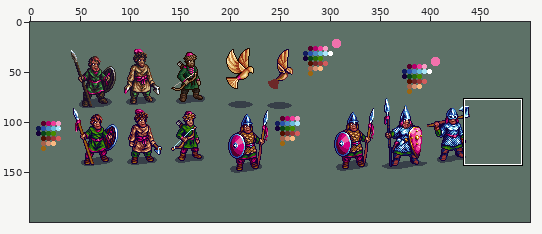
Two versions of one sprite sheet, GSE/Triumvirate/militia_rework_start.png. Above, an overview of the earlier version with the close-up marked.
Close-up. As it was:
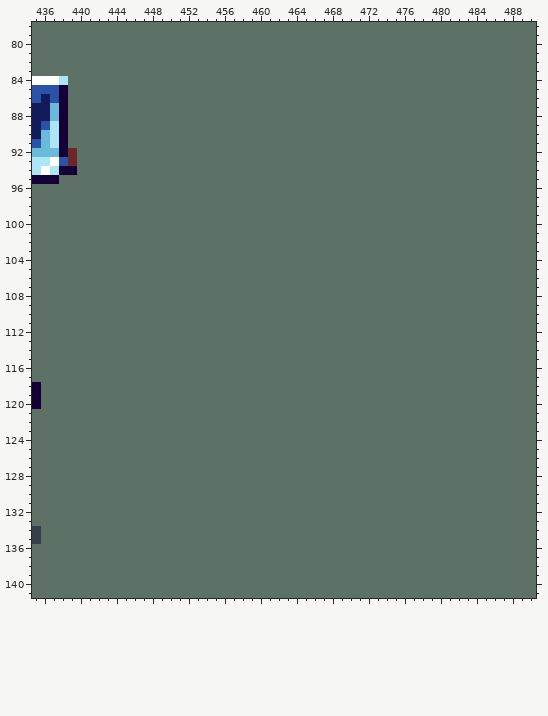
The file is 500x200 pixels. Colours within 5 levels of each other are drawn and written as one. Shown: x 435..490, y 78..141.
The same view after the edit:
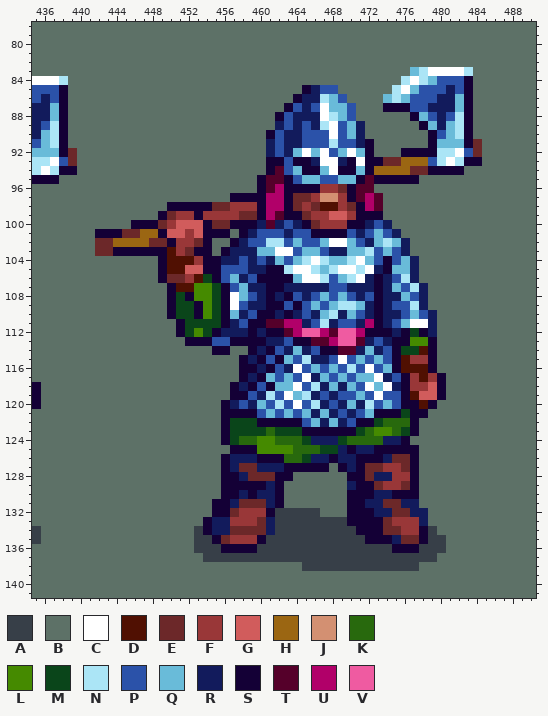
Palette (. is transparent): A #373f48  B #5d7167  C #ffffff  D #501002  E #6c2829  F #993738  G #d15c5c  H #9b6612  J #d39072  K #28690d  L #458a00  M #0a451a  N #abe5f6  P #2b52a9  Q #69bbd9  R #121b5c  S #140036  T #55002a  U #b10069  V #ef5ba1
Edits made:
Changed rows in their new state; - is an unchanged pixel.
first column x 442:
 83 -----------------------------------QNCCCCN-
 84 ----------------------------------NCNQPPPS-
 85 -----------------------SRPP------NCQPPPRPS-
 86 ----------------------SRRNQP----QNQPPPRRQS-
 87 ---------------------SPRPCQQP---SSSPPRRRQS-
 88 --------------------SPRRRCNQP------SQPRPNS-
 89 --------------------RPRPRNCPQR------SQRQNS-
 90 -------------------SPRRPPPCPQR-------SPQNS-
 91 -------------------RPRRPPPNPPRS------SQQQSE
 92 -------------------RPRQCQCPQCQS---SSSSNNCPE
 93 -------------------SSPSSRCCRSCSSEEHHHPNCNSS
 94 -------------------STPQSSQCSSQSHHHHEESSSS--
 95 ------------------STTSPQQPPQQSTSSSSS-------
 96 ------------------STUSSSSFFESTT------------
 97 ---------------SSSSUUSEEFJJFSTUT-----------
 98 --------SSSSSEEFFFSUUSEFEDDFESUT-----------
 99 -------SEFFSFFFFEESUTSSEFFGGFSSS-----------
100 ----SSSEFGGGSEESSSRTRPRSEFFFSSRPR----------
101 SSSEEHHSGGFGSSS-SRPPPRPPSSSSPRPQPR---------
102 EEHHHHEESFFES--SRPPNNPQPPQCCQPRQNQR--------
103 EESSSSSSDFESS-SRRRQQCCPQQPRRQQNPQPR--------
104 -------SDDDFSSRRPRPRQPQNCNQQNCQPSPQR-------
105 -------SDDGGSSPPPRRSSNCCNQNCCNCRSQQR-------
106 -------SEEFDMSPQRPSSSSQCCNPQNCRSRPNR-------
107 --------SDDLLMSPQRRSSRRRRRPPRRRSRQPNR------
108 --------SMSLLMSCQPRSRSPRPQPQPRPSRRQPR------
109 --------SMMSLMSCPRRSSPSPQPQNNQRSRPPNR------
110 --------SMMSLMSQRPSSRSRPRQNRQPRSRRPQPR-----
111 ---------SMMMMSRPSSTTUURPNRPPRUSRPQCCR-----
112 ---------SMLMSRRRSRSSTUVVUTVVUSSSRSMSR-----
113 ----------SSSPPSSSSRRPSSTTUVVTRPRSSLLS-----
114 -------------SS--SRSPRQRPSSTTRQRPSMMDS-----
115 ----------------SRSPSQPNRRPCPQPQPSDFFS-----
116 ----------------SSRSPRCPQPQPNPCPQSDDDS-----
117 ----------------SRSQPQPCRQPQPQQCRPSFDFS----
118 ---------------SRSPSQQCPNRQRQPCQCRSFFGS----
119 ---------------SSPRNPCQNRPRPPQPCPPSDGGS----
120 --------------SRPRQPNPCPNRPRQRNPQPSSDS-----
121 --------------SSSSPQPQPQRQRPRPQSSSMSS------
122 --------------SMMMSSSSSPQRQRPSSMKKKS-------
123 --------------SMMMMKMMMSSSSSSMKLLKMS-------
124 --------------SMKKLLKKKMRRRMKKKKRRS--------
125 ---------------SSSLLLLKKKMMRSRRSSSSS-------
126 --------------SRRRSSSKKMRRSRRSSSREES-------
127 --------------SREERRRSSSSS-SRSEEFFES-------
128 --------------SSREEESS------SSERRFFS-------
129 --------------SSSSSRS-------RSSEFFES-------
130 --------------SSRSRRS-------SSSRRSSS-------
131 -------------SSREEERS-------SSRREERR-------
132 -------------SSEFFFSAAAAA---SSSRREERR------
133 ------------SRRFFFERAAAAAAAASSSSEFFFR------
134 -----------ASRREEEERAAAAAAAAASSSEEFFSA-----
135 -----------AASEFFFSAAAAAAAAAAASSSREESAA----
136 -----------AAASSSSAAAAAAAAAAAAAAASSSAAA----
137 ------------AAAAAAAAAAAAAAAAAAAAAAAAAA-----
138 -----------------------AAAAAAAAAAAAA-------
Where, in picture pixels (left, top, right, bottom), the same in both close-ups:
changed: (95, 67, 482, 571)
